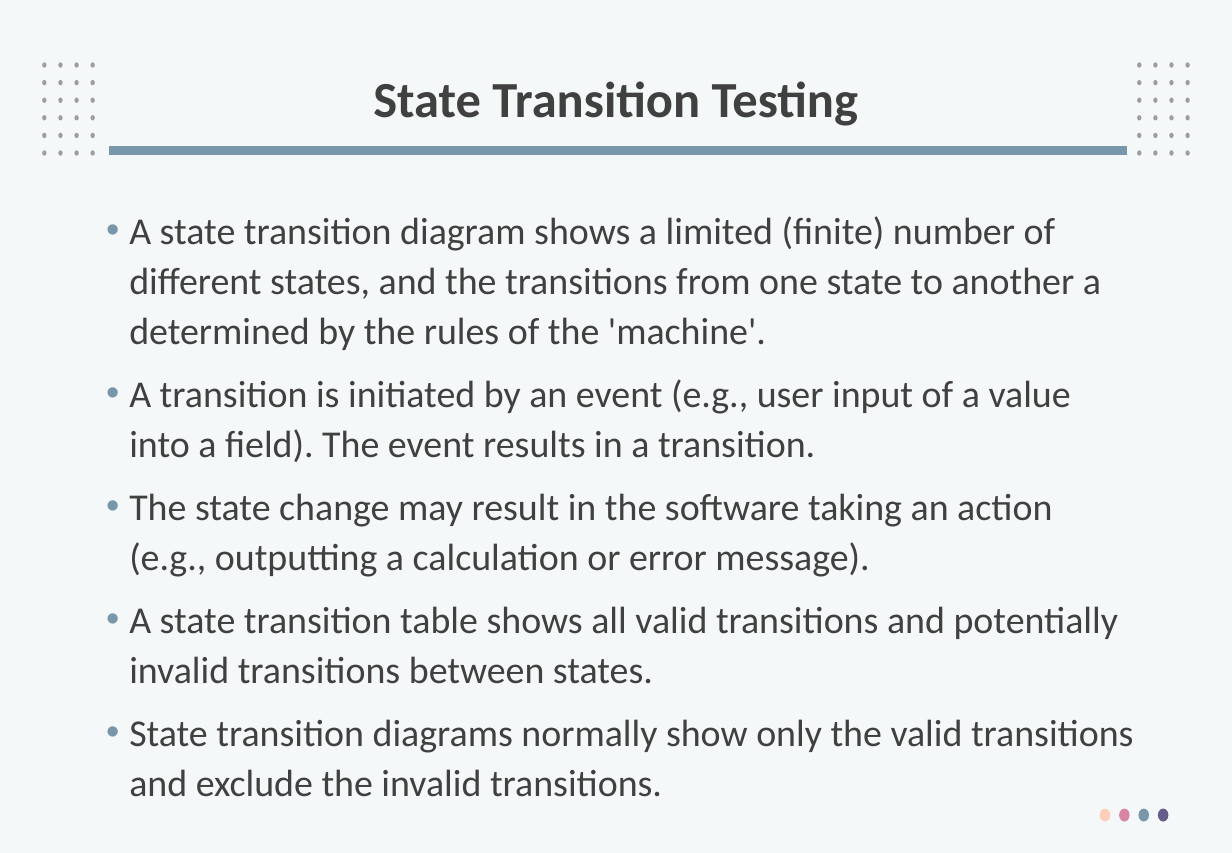
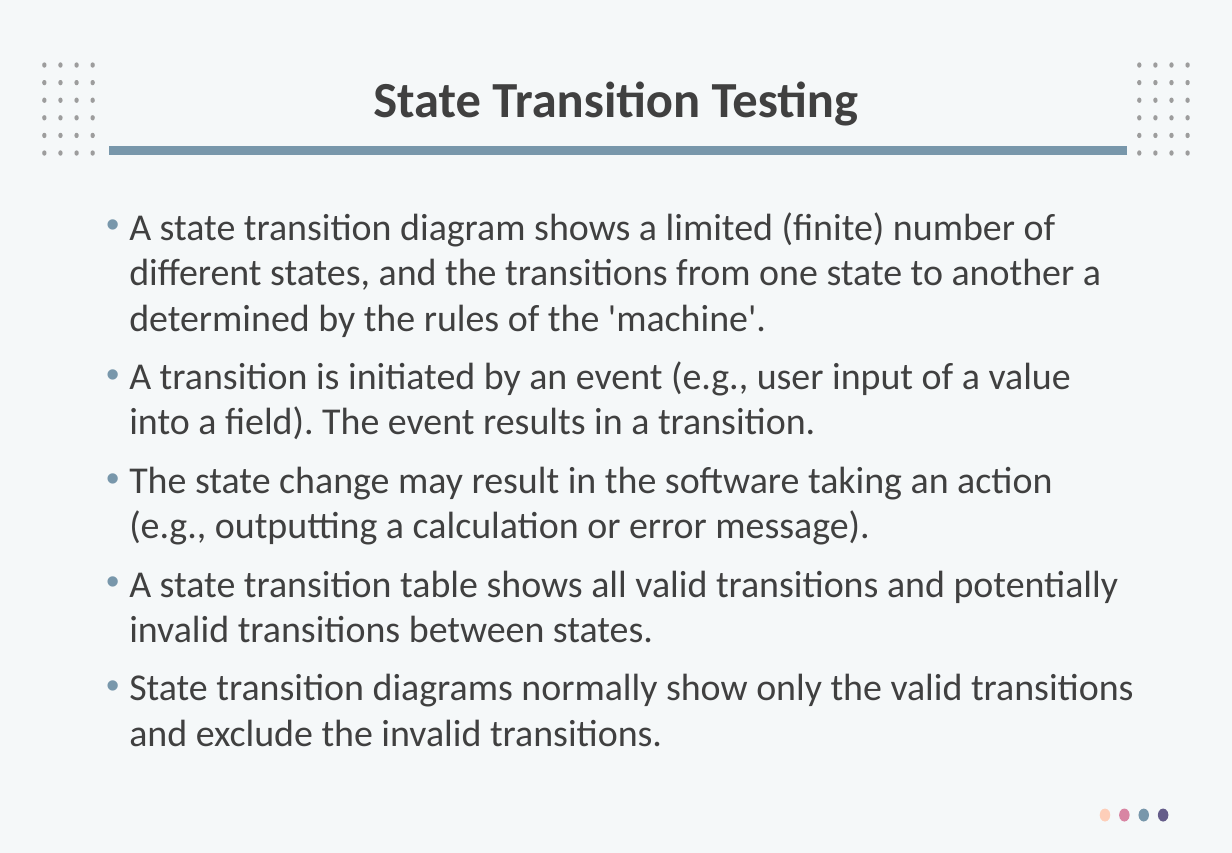
Before and after one commit to PhanManh2003/Specialization, a slide deck: slide 44 of 24_fall/SWT301/Slide 2018/SWT4_tim.pptx. Drawn at 1232x853 pixels with LibreOffice and Linux fonts; fonts in the diff are those of the drawing; background and template pictures are left out. Boxes give left, top, right and bottom in pixels: in the first picture for what was removed or moved away, otherwise in the second. Text is boxed around its words. In the diff, an @@ line names an element or a change of style, - is before the commit and + after.

```diff
--- a/24_fall/SWT301/Slide 2018/SWT4_tim.pptx
+++ b/24_fall/SWT301/Slide 2018/SWT4_tim.pptx
@@ text "A state transition diagram shows ..." at (129, 212, 1133, 747): line spacing 1.1 to 1 @@
```
Also in this commit, not shown: 3 other slides changed, 7 other files.
